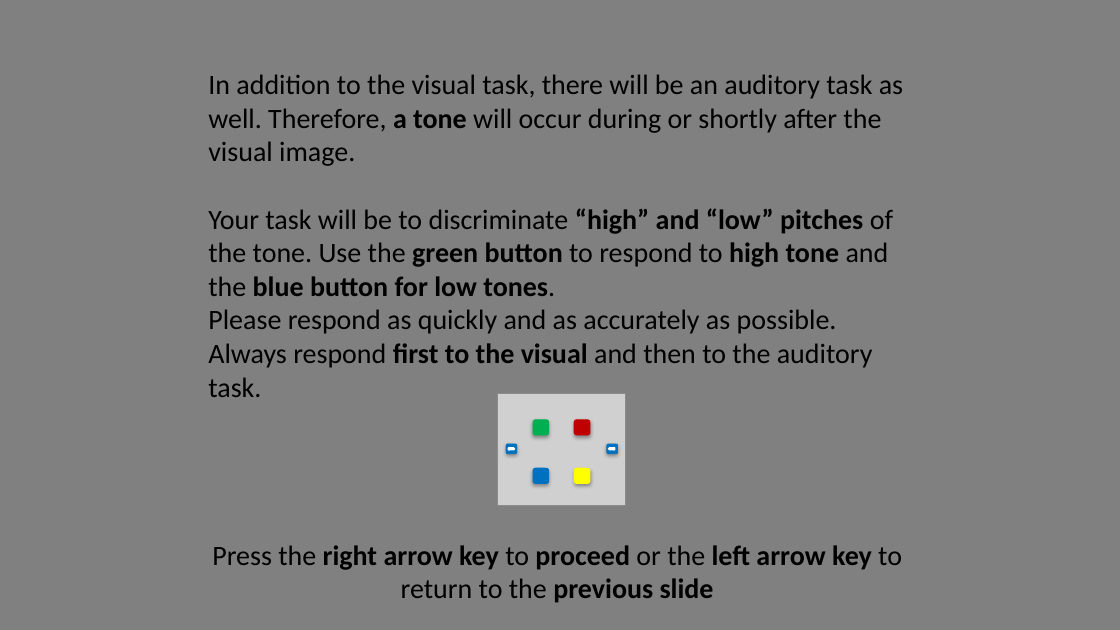
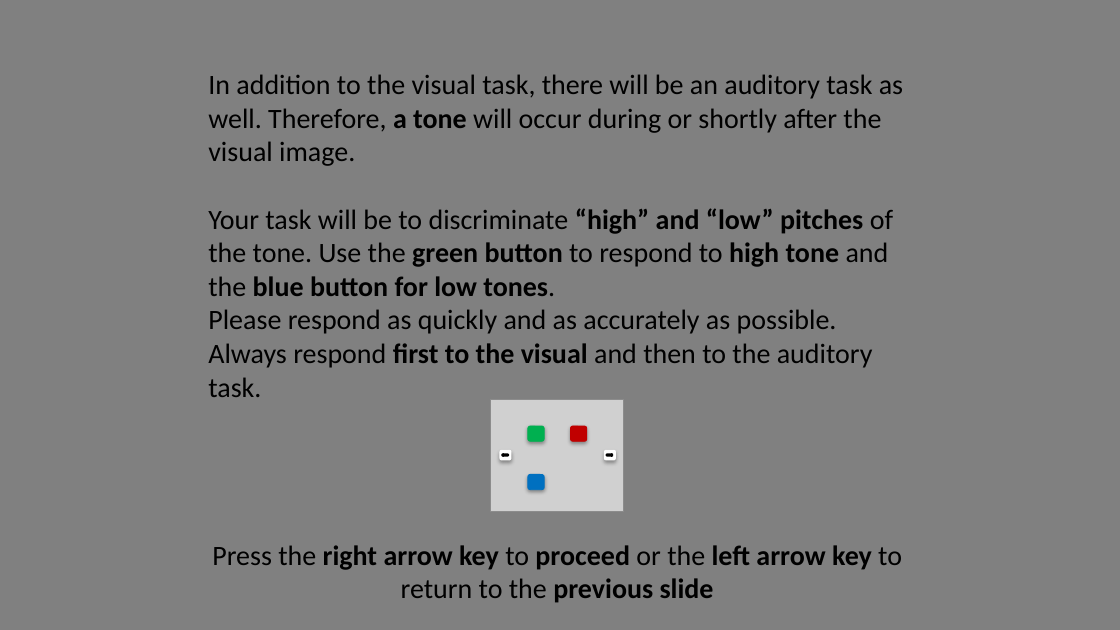
Before and after one commit to NCCLabMPI/Reconstructed_time_experiment, a slide deck: slide 5 of instructions/Instructions.pptx. Drawn at 1120x630 pixels with LibreOffice and Linux fonts; fonts in the diff are those of the drawing; grey boxes stand for pictures. Boxes give left, top, right and bottom in pixels: in the first picture for what was removed or moved away, otherwise in the second. Text is boxed around its words. In the diff, an @@ line names an element or a change of style, - is before the commit and + after.

```diff
--- a/instructions/Instructions.pptx
+++ b/instructions/Instructions.pptx
@@ rounded rectangle at [500,450,511,460]: fill #0070C0 to #FFFFFF; outline #0070C0 0.75 pt to #FFFFFF 0.75 pt @@
@@ 5 rounded rectangles, 1 picture, 1 right arrow: place and size @@
-5 rounded rectangles, 1 picture, 1 right arrow at [497,393,626,505]
+5 rounded rectangles, 1 picture, 1 right arrow at [491,399,623,511]
@@ right arrow at [502,455,508,456]: fill #FFFFFF to #000000; outline #FFFFFF 2 pt to #000000 2 pt @@
@@ rounded rectangle removed at [575,468,591,483] @@
@@ rounded rectangle at [604,450,615,460]: fill #0070C0 to #FFFFFF; outline #0070C0 0.75 pt to #FFFFFF 0.75 pt @@
@@ right arrow: place and size @@
-right arrow at [609,448,615,450]
+right arrow at [607,455,613,456]
@@ right arrow at [607,455,613,456]: fill #FFFFFF to #000000; outline #FFFFFF 2 pt to #000000 2 pt @@
```
Also in this commit, not shown: 3 other slides changed, 19 other files.
